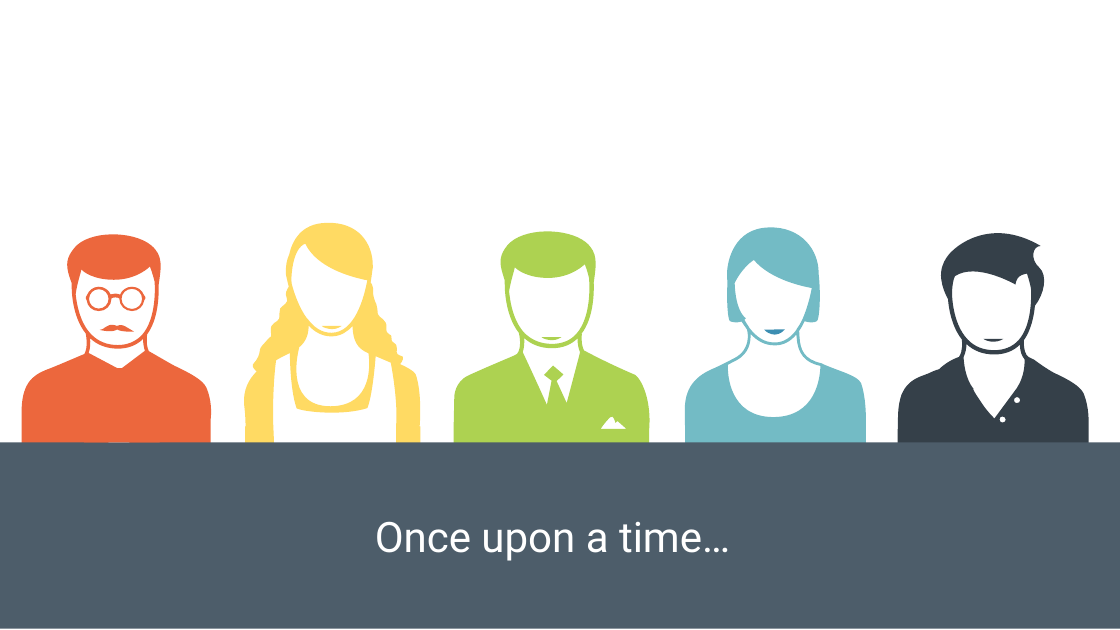
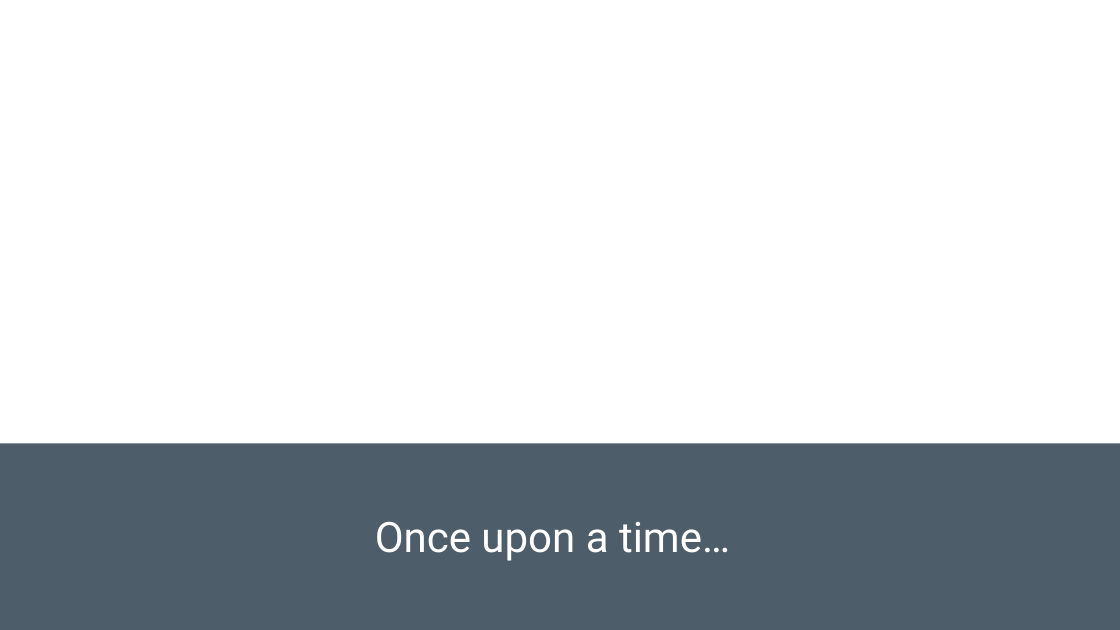
Before and after one commit to spetryjohnson/Talk---Hiring--Firing--and-Inspiring, a slide deck: slide 2 of Hiring, Firing, and Inspiring.pptx. Drawn at 1120x630 pixels with LibreOffice and Linux fonts; fonts in the diff are those of the drawing. Boxes give left, top, right and bottom in pixels: in the first picture for what was removed or moved away, otherwise in the second. Text is boxed around its words. In the diff, an @@ line names an element or a change of style, - is before the commit and + after.

```diff
--- a/Hiring, Firing, and Inspiring.pptx
+++ b/Hiring, Firing, and Inspiring.pptx
@@ freeform shape removed at [21,230,212,466] @@
@@ freeform shape removed at [243,222,422,467] @@
@@ freeform shape removed at [454,227,652,467] @@
@@ freeform shape removed at [683,226,867,466] @@
@@ freeform shape removed at [897,215,1089,467] @@
@@ freeform shape removed at [86,287,146,311] @@
@@ freeform shape removed at [100,323,134,333] @@
@@ freeform shape removed at [321,326,342,329] @@
@@ freeform shape removed at [764,329,784,335] @@
@@ freeform shape removed at [542,337,562,340] @@
@@ freeform shape removed at [983,339,1004,343] @@
@@ rectangle removed at [84,368,160,442] @@
```
Also in this commit, not shown: 12 other slides changed, 5 slides added, 1 slide removed.
